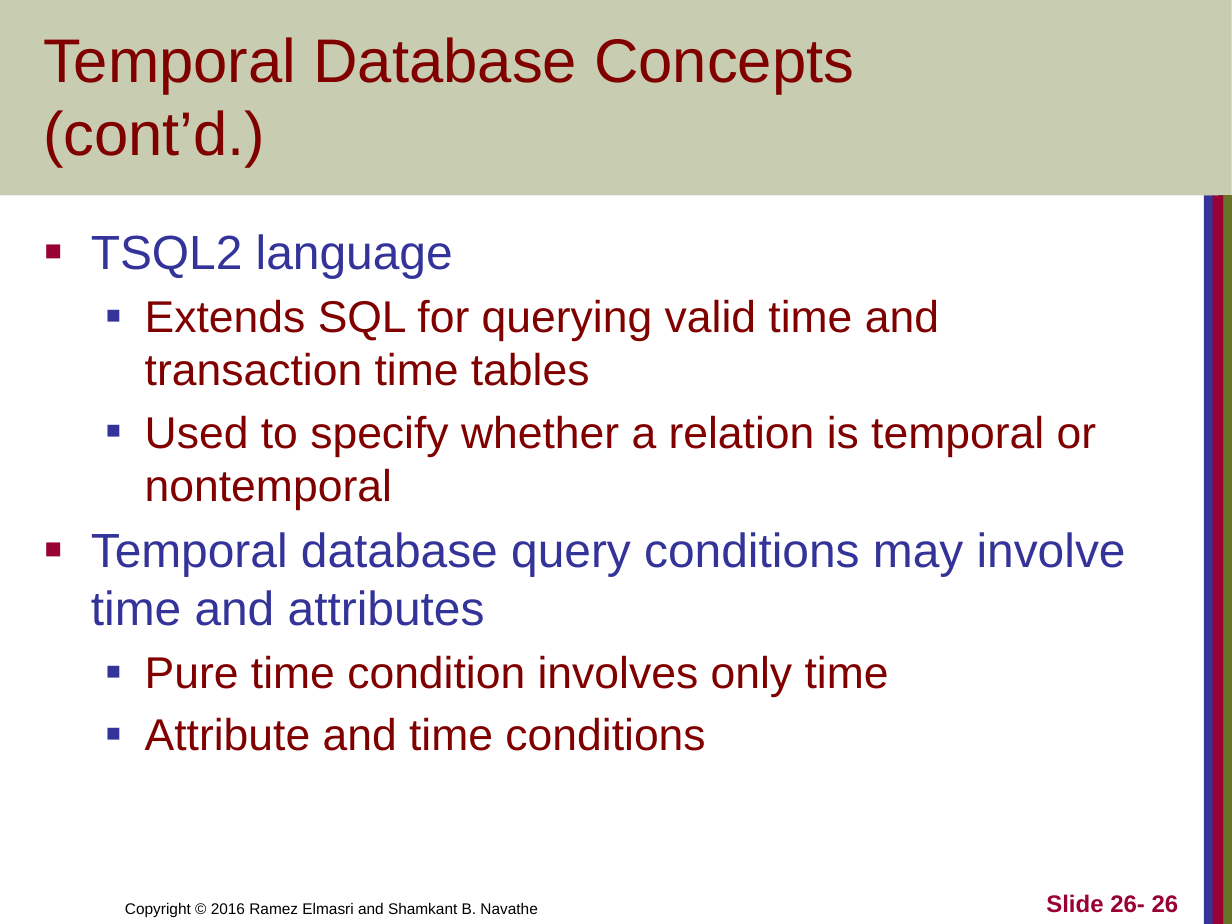
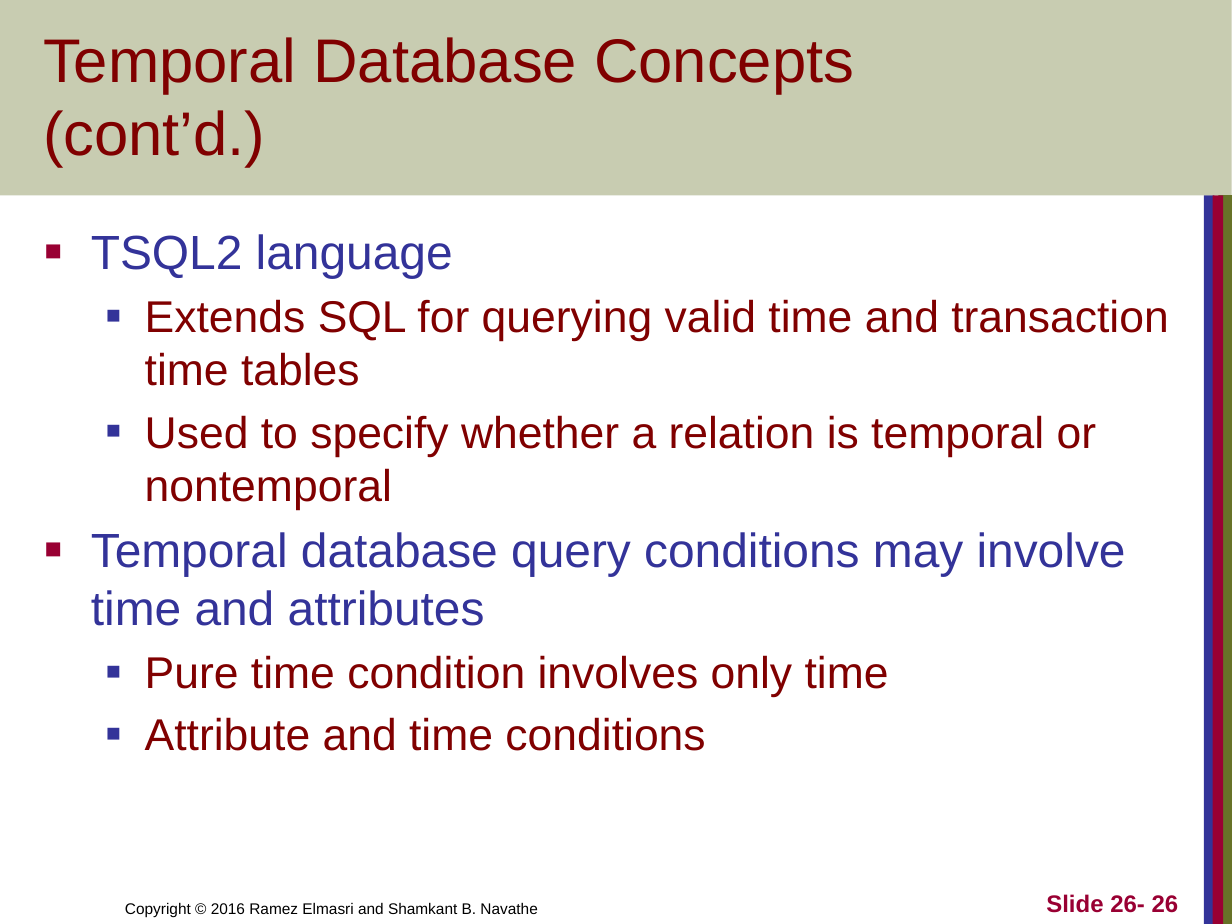
Before and after one commit to PrashanthSingaravelan/winter_semester, a slide deck: slide 26 of CSI2004 Advanced DataBase Management System/Reference Materials/34_Temporal database.pptx. Drawn at 1232x924 pixels with LibreOffice and Linux fonts; fonts in the diff are those of the drawing. Boxes give left, top, right and bottom in pixels: in the first picture for what was removed or moved away, otherwise in the second. Text is boxed around its words. In the diff, an @@ line names an element or a change of style, - is before the commit and + after.

```diff
--- a/CSI2004 Advanced DataBase Management System/Reference Materials/34_Temporal database.pptx
+++ b/CSI2004 Advanced DataBase Management System/Reference Materials/34_Temporal database.pptx
@@ text "TSQL2 language" rewrapped from (91,234,1126,751) to (91,234,1169,751) @@
```
Also in this commit, not shown: 1 other slide changed, 12 other files.
